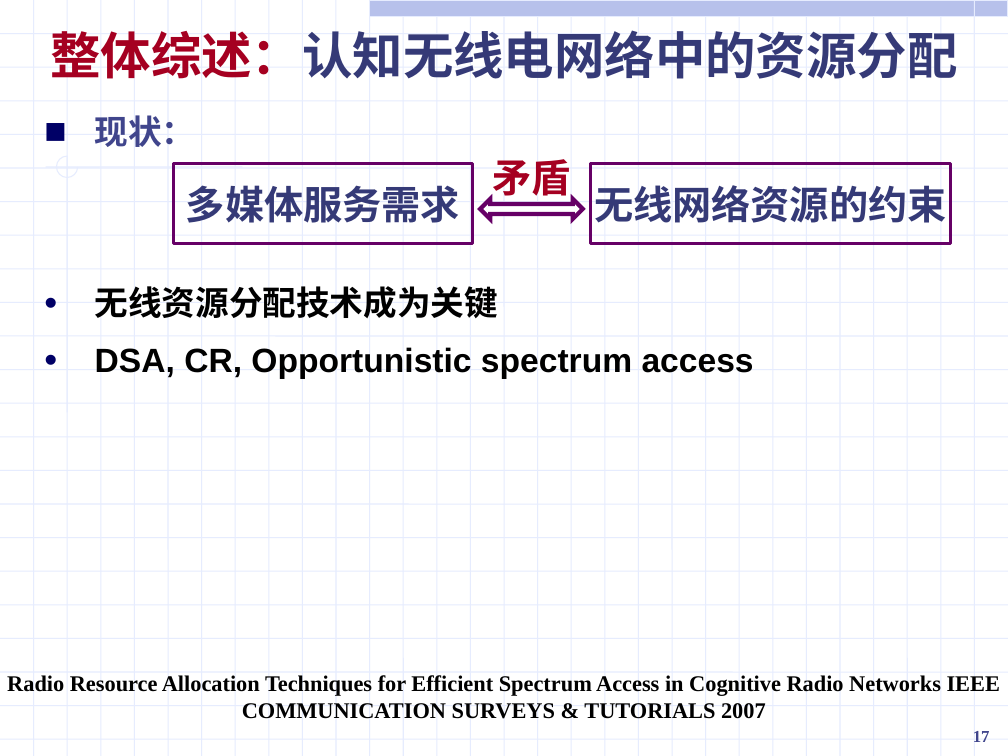
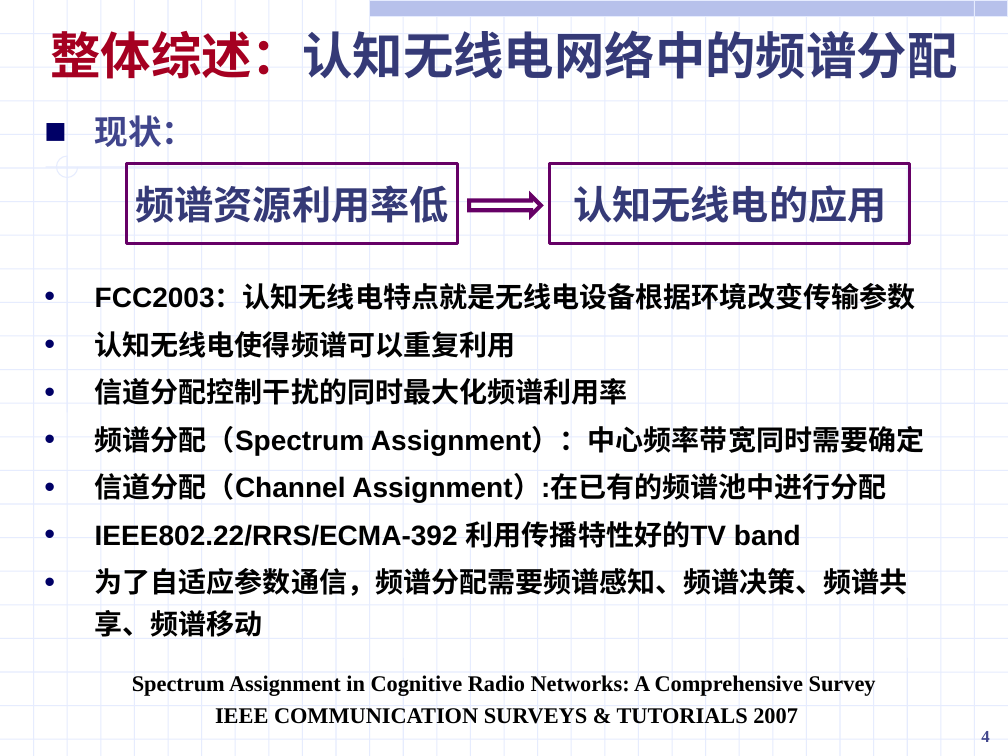
Before and after one commit to ssheroes/hello-world, a slide deck: slide 4 of 战术网频谱共享调研 (2).pptx (slide 17 before the commit). Drawn at 1008x756 pixels with LibreOffice and Linux fonts; fonts in the diff are those of the drawing. Boxes give left, top, right and bottom in pixels: in the first picture for what was removed or moved away, otherwise in the second. Text is boxed around its words. In the diff, an @@ line names an element or a change of style, - is before the commit and + after.

```diff
--- a/战术网频谱共享调研 (2).pptx
+++ b/战术网频谱共享调研 (2).pptx
@@ text at (50, 30, 957, 79): text changed @@
-整体综述：认知无线电网络中的资源分配
+整体综述：认知无线电网络中的频谱分配
@@ rectangle "频谱资源利用率低": place and size @@
-rectangle "频谱资源利用率低" at (173, 164, 473, 244)
+rectangle "频谱资源利用率低" at (127, 164, 458, 244)
@@ text removed at (492, 159, 570, 203) @@
-矛盾
@@ rectangle "认知无线电的应用": place and size @@
-rectangle "认知无线电的应用" at (591, 164, 951, 244)
+rectangle "认知无线电的应用" at (550, 164, 910, 244)
@@ text in rectangle at (136, 185, 449, 223): text changed @@
-多媒体服务需求
+频谱资源利用率低
@@ right arrow added at (469, 196, 540, 215), fill #FFFFFF, outline #660066 3 pt @@
@@ left right arrow removed at (480, 199, 583, 219) @@
@@ text in rectangle at (573, 185, 886, 223): text changed @@
-无线网络资源的约束
+认知无线电的应用
@@ text at (95, 285, 924, 637): text changed; size 24 to 20 pt @@
-• 无线资源分配技术成为关键
-• DSA, CR, Opportunistic spectrum access
+• FCC2003：认知无线电特点就是无线电设备根据环境改变传输参数
+• 认知无线电使得频谱可以重复利用
+• 信道分配控制干扰的同时最大化频谱利用率
+• 频谱分配（Spectrum Assignment）：中心频率带宽同时需要确定
+• 信道分配（Channel Assignment）:在已有的频谱池中进行分配
+• IEEE802.22/RRS/ECMA-392 利用传播特性好的TV band
+• 为了自适应参数通信，频谱分配需要频谱感知、频谱决策、频谱共享、频谱移动
@@ text at (132, 675, 876, 724): text changed @@
-Radio Resource Allocation Techniques for Efficient Spectrum Access in Cognitive Radio Networks IEEE COMMUNICATION SURVEYS & TUTORIALS 2007
+Spectrum Assignment in Cognitive Radio Networks: A Comprehensive Survey
+IEEE COMMUNICATION SURVEYS & TUTORIALS 2007
@@ page number at (981, 731, 989, 742): text changed @@
-17
+4
```
Also in this commit, not shown: 1 slide added, 13 slides removed.
